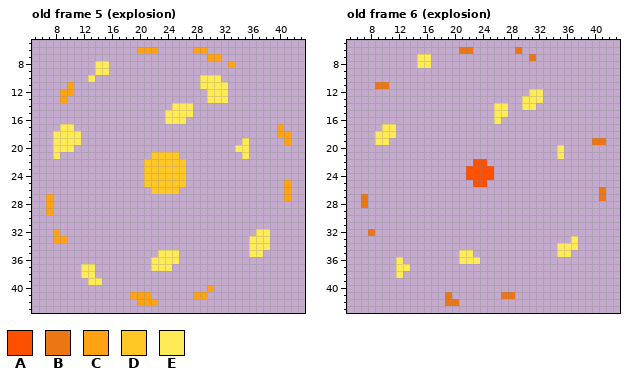
Pixel-art file -- core/assets/ase/explosion.ase. That is the earlier state.
48x48 pixels, 25 frames. Shown: old frame 5 (explosion): x 5..43, y 5..43; old frame 6 (explosion): x 5..43, y 5..43. The commit also changed other frames, which this record leaves out.
Palette (. is transparent): A #ff5000  B #ed7614  C #ffa214  D #ffc825  E #ffeb57
Pixels before, old frame 5 (explosion), first column x 7:
 6 .............CCC.....CC............
 7 .......................CC..........
 8 .......EE.................C........
 9 .......EE..........................
10 ......E...............EEE..........
11 ...C..................EEEE.........
12 ..CC...................EEE.........
13 ..C....................EEE.........
14 ..................EEE..............
15 .................EEEE..............
16 .................EEE...............
17 ..EE.............................C.
18 .EEEE............................CC
19 .EEEE.......................E.....C
20 .EEE.......................EE......
21 .E.............DDDD.........E......
22 ..............DDDDDD...............
23 ..............DDDDDD...............
24 ..............DDDDDD...............
25 ..............DDDDDD..............C
26 ...............DDDD...............C
27 C.................................C
28 C..................................
29 C..................................
30 ...................................
31 ...................................
32 .C............................EE...
33 .CC..........................EEE...
34 .............................EEE...
35 ................EEE..........EE....
36 ...............EEEE................
37 .....EE........EEE.................
38 .....EE............................
39 ......EE...........................
40 .......................C...........
41 ............CCC......CC............
42 .............CCC...................
Pixels before, old frame 6 (explosion), first column x 7:
 6 ..............BB......B............
 7 ........EE..............B..........
 8 ........EE.........................
 9 ...................................
10 ...................................
11 ..BB...............................
12 ........................EE.........
13 .......................EEE.........
14 ...................EE..EE..........
15 ...................EE..............
16 ...................E...............
17 ...EE..............................
18 ..EEE..............................
19 ..EE.............................BB
20 ............................E......
21 ............................E......
22 ................AA.................
23 ...............AAAA................
24 ...............AAAA................
25 ................AA.................
26 ..................................B
27 B.................................B
28 B..................................
29 ...................................
30 ...................................
31 ...................................
32 .B.................................
33 ..............................E....
34 ............................EEE....
35 ..............EE............EE.....
36 .....E........EEE..................
37 .....EE............................
38 .....E.............................
39 ...................................
40 ...................................
41 ............B.......BB.............
42 ............BB.....................
The same view after the edit:
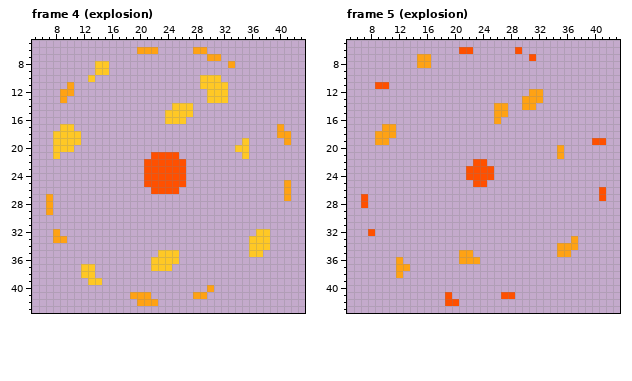
The exact change:
frames 25 -> 24
Changed rows in their new state; - is an unchanged pixel.
Frame 4 (explosion) against old frame 5 (explosion):
first column x 8:
 8 ------DD--------------------
 9 ------DD--------------------
10 -----D---------------DDD----
11 ---------------------DDDD---
12 ----------------------DDD---
13 ----------------------DDD---
14 -----------------DDD--------
15 ----------------DDDD--------
16 ----------------DDD---------
17 -DD-------------------------
18 DDDD------------------------
19 DDDD-----------------------D
20 DDD-----------------------DD
21 D-------------AAAA---------D
22 -------------AAAAAA---------
23 -------------AAAAAA---------
24 -------------AAAAAA---------
25 -------------AAAAAA---------
26 --------------AAAA----------
first column x 12:
32 -------------------------DD
33 ------------------------DDD
34 ------------------------DDD
35 -----------DDD----------DD-
36 ----------DDDD-------------
37 DD--------DDD--------------
38 DD-------------------------
39 -DD------------------------
Frame 5 (explosion) against old frame 6 (explosion):
first column x 9:
 6 ------------AA------A------------
 7 ------CC--------------A----------
 8 ------CC-------------------------
11 AA-------------------------------
12 ----------------------CC---------
13 ---------------------CCC---------
14 -----------------CC--CC----------
15 -----------------CC--------------
16 -----------------C---------------
17 -CC------------------------------
18 CCC------------------------------
19 CC-----------------------------AA
20 --------------------------C------
21 --------------------------C------
first column x 7:
26 ----------------------------------A
27 A---------------------------------A
28 A----------------------------------
first column x 8:
32 A-----------------------------
33 -----------------------------C
34 ---------------------------CCC
35 -------------CC------------CC-
36 ----C--------CCC--------------
37 ----CC------------------------
38 ----C-------------------------
41 -----------A-------AA---------
42 -----------AA-----------------
